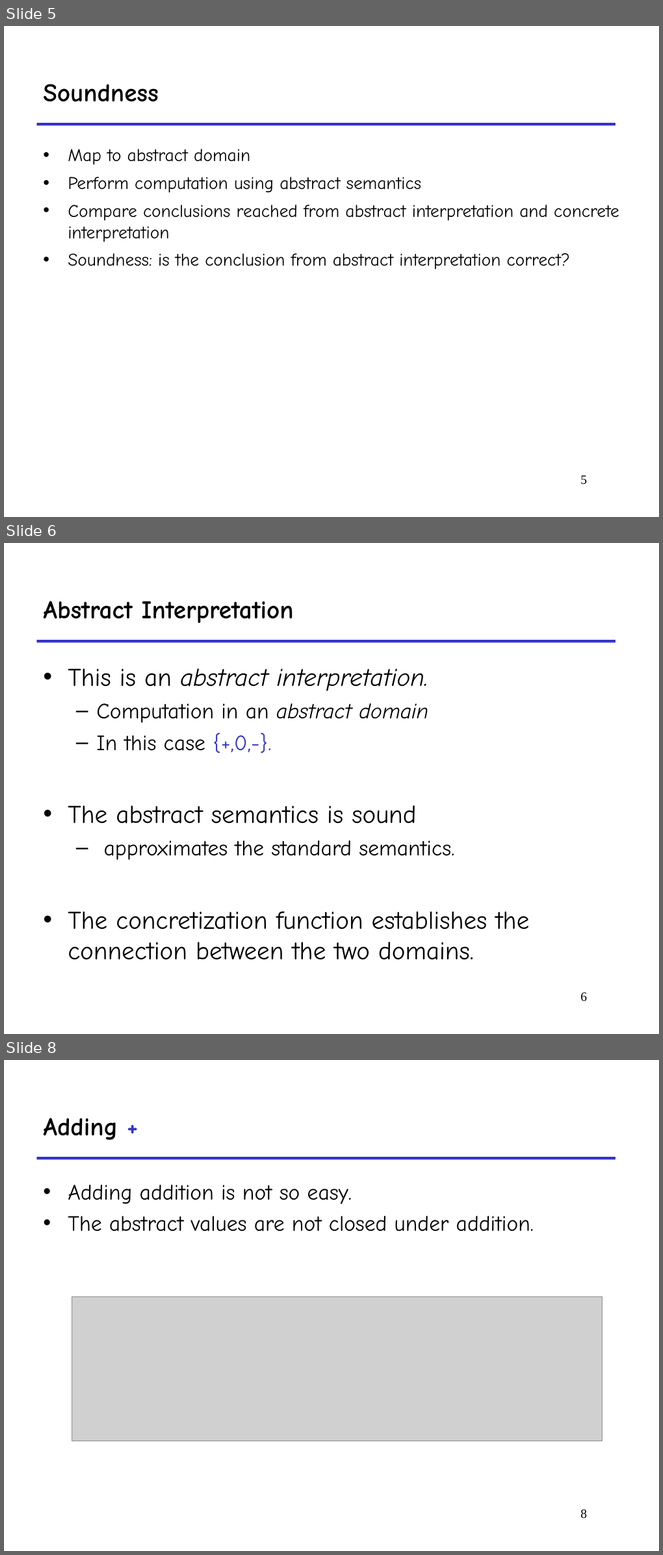
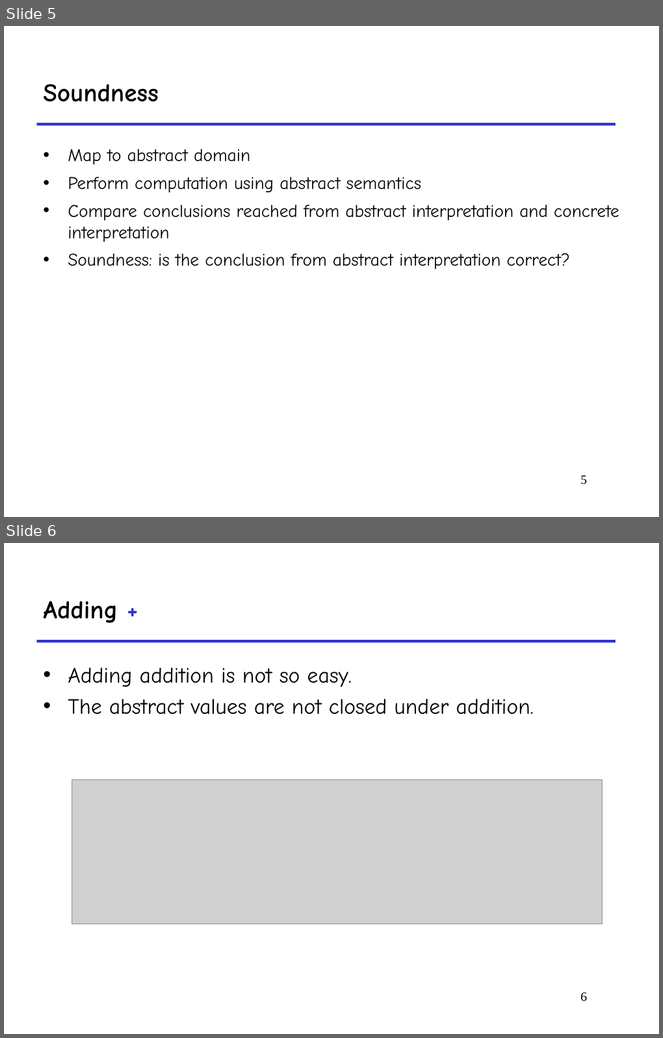
Before and after one commit to wei-le/programanalysiscourse, a slide deck: 2022/lecturenotes/1.findbugs/examples/4.abstractintepretation.example.ppt. Shown one above the other, each under a label of ours: slides 5, 6 and 8 before the commit, slides 5 and 6 after it; the slides between them are not shown. The pictures are 663x1555 and 663x1038 pixels, drawn with LibreOffice and Linux fonts; fonts in the diff are those of the drawing; grey boxes stand for pictures. Boxes give left, top, right and bottom in pixels: in the first picture for what was removed or moved away, otherwise in the second. Text is boxed around its words. In the diff, an @@ line names an element or a change of style, - is before the commit and + after.

```diff
--- a/2022/lecturenotes/1.findbugs/examples/4.abstractintepretation.example.ppt
+++ b/2022/lecturenotes/1.findbugs/examples/4.abstractintepretation.example.ppt
@@ slide 6 removed at <box>4,543,659,1034</box>, background #FFFFFF; not listed: 1 template element that a slide beside it also shows @@
@@ title removed at <box>43,601,294,623</box> @@
-Abstract Interpretation
@@ text removed at <box>68,668,530,960</box> @@
-• This is an abstract interpretation.
-  – Computation in an abstract domain
-  – In this case {+,0,-}.
-• The abstract semantics is sound
-  – approximates the standard semantics.
-• The concretization function establishes the connection between the two domains.
@@ page number removed at <box>581,993,587,1002</box> @@
-6
@@ what was slide 8 is now slide 6 @@
@@ page number at <box>581,993,587,1002</box>: text changed @@
-8
+6
```
Also in this commit, not shown: 1 other slide removed, 5 other files.
